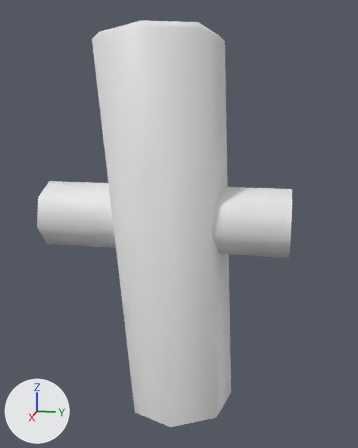
A saved change to the OBJ model Assets/Decoratipns/Fences/fence2_linked.obj.
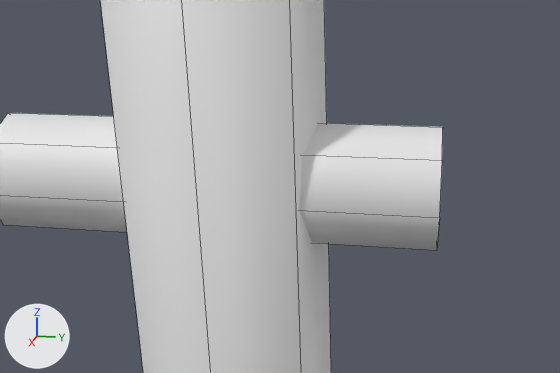
Old and new are each drawn whole from a 50 mm lens placed at (0.964, -0.028, 0.648), pointed at (0.003, -0.221, 0.408) and again close up on the part from 13% to 100% of the width and 26% to 73% of the height. Lighting does not change. The marker at lower left points along +X, +Y and +Z. The close-ups show mesh edges as thin lines. Where no turn or scale is listed for an object, it has been applied to the vertices.

In view in the first close-up: 'fence2_linked_Cylinder'.
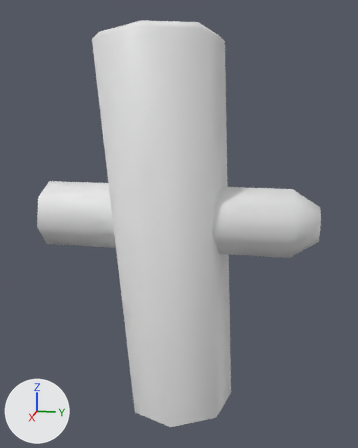
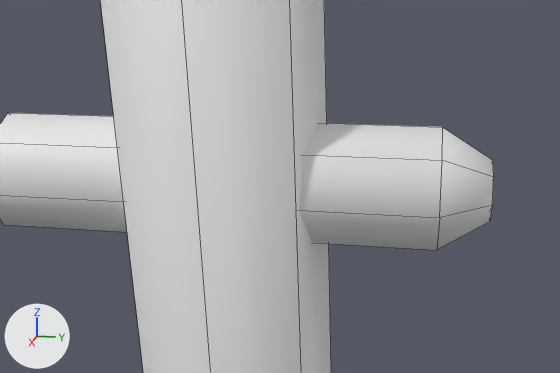
Commit message: More fences.

Changed parts and their boxes (x1, y1, x2, y2) in the close-ups (560 x 373 px):
'fence2_linked_Cylinder', reshaped
    before: (0, 0, 443, 373)
    after: (0, 0, 494, 373)
part 1 of me_fence2_linked_cylinder, built on
    after: (437, 128, 494, 250)

Edits to the bpy script that builds the scene:
```text
Change me_fence2_linked_cylinder:
    used by ob_fence2_linked_cylinder; location = (0.0, 0.0, 0.0)
    remove me_fence2_linked_cylinder.from_pydata(...)  # 36 vertices, 31 faces; spans x -0.115..0.128, y -0.5..0.0, z 0.007..0.781
    add me_fence2_linked_cylinder.from_pydata(...)  # 43 vertices, 38 faces; spans x -0.115..0.128, y -0.5..0.054, z 0.007..0.781
    me_fence2_linked_cylinder part 1
    3 faces are deleted
    7 vertices are added at x -0.033..0.033, y 0.054, z 0.388..0.453
    10 new faces join them
```
